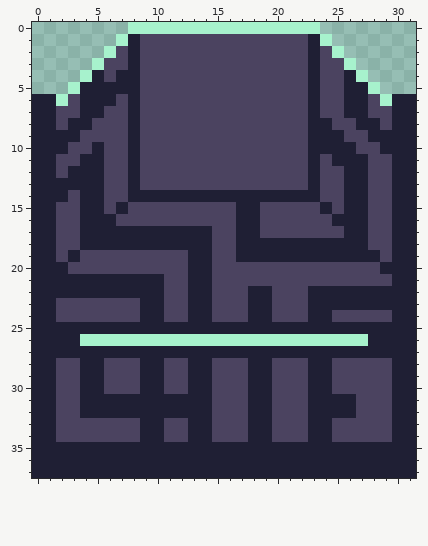
A pixel-art sprite gets an edit: data/block.png. Above, as it was before the edit.
The file is 32x38 pixels.
After:
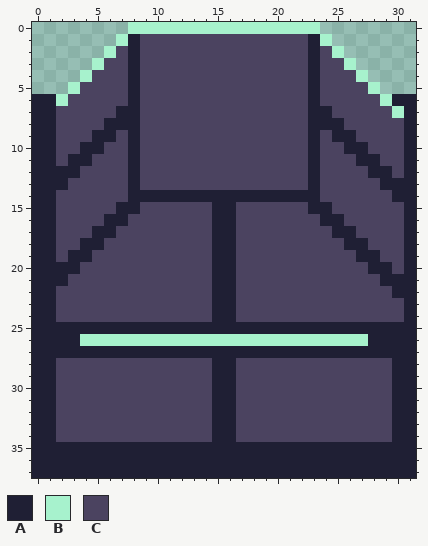
Palette (. is transparent): A #1f1f34  B #a7f2cd  C #4b4360
Diff:
@@ x 0..31 @@
  3 .....BCCACCCCCCCCCCCCCCACCB.....
- 4 ....BACAACCCCCCCCCCCCCCACCAB....
- 5 ...BAAAAACCCCCCCCCCCCCCACCAAB...
- 6 AABCAAACACCCCCCCCCCCCCCACCAACBAA
- 7 AACCAACCACCCCCCCCCCCCCCACCAACCAA
- 8 AACAACCCACCCCCCCCCCCCCCAACCAACAA
- 9 AAAACCCCACCCCCCCCCCCCCCAAACCAAAA
-10 AAACCACCACCCCCCCCCCCCCCAAAACCAAA
-11 AACCAACCACCCCCCCCCCCCCCACAAACCAA
-12 AACAAACCACCCCCCCCCCCCCCACCAACCAA
-13 AAAAAACCACCCCCCCCCCCCCCACCAACCAA
-14 AAACAACCAAAAAAAAAAAAAAAACCAACCAA
-15 AACCAACACCCCCCCCCAACCCCCACAACCAA
-16 AACCAAACCCCCCCCCCAACCCCCCAAACCAA
-17 AACCAAAAAAAAAAACCAACCCCCCCAACCAA
-18 AACCAAAAAAAAAAACCAAAAAAAAAAACCAA
-19 AACACCCCCCCCCAACCAAAAAAAAAAAACAA
-20 AAACCCCCCCCCCAACCCCCCCCCCCCCCAAA
-21 AAAAAAAAAAACCAACCCCCCCCCCCCCCCAA
-22 AAAAAAAAAAACCAACCCAACCCAAAAAAAAA
-23 AACCCCCCCAACCAACCCAACCCAAAAAAAAA
-24 AACCCCCCCAACCAACCCAACCCAACCCCCAA
+ 4 ....BCCCACCCCCCCCCCCCCCACCCB....
+ 5 ...BCCCCACCCCCCCCCCCCCCACCCCB...
+ 6 AABCCCCCACCCCCCCCCCCCCCACCCCCBAA
+ 7 AACCCCCAACCCCCCCCCCCCCCAACCCCCBA
+ 8 AACCCCAAACCCCCCCCCCCCCCAAACCCCCA
+ 9 AACCCAACACCCCCCCCCCCCCCACAACCCCA
+10 AACCAACCACCCCCCCCCCCCCCACCAACCCA
+11 AACAACCCACCCCCCCCCCCCCCACCCAACCA
+12 AAAACCCCACCCCCCCCCCCCCCACCCCAACA
+13 AAACCCCCACCCCCCCCCCCCCCACCCCCAAA
+14 AACCCCCCAAAAAAAAAAAAAAAACCCCCCAA
+15 AACCCCCAACCCCCCAACCCCCCAACCCCCCA
+16 AACCCCAACCCCCCCAACCCCCCCAACCCCCA
+17 AACCCAACCCCCCCCAACCCCCCCCAACCCCA
+18 AACCAACCCCCCCCCAACCCCCCCCCAACCCA
+19 AACAACCCCCCCCCCAACCCCCCCCCCAACCA
+20 AAAACCCCCCCCCCCAACCCCCCCCCCCAACA
+21 AAACCCCCCCCCCCCAACCCCCCCCCCCCAAA
+22 AACCCCCCCCCCCCCAACCCCCCCCCCCCCAA
+23 AACCCCCCCCCCCCCAACCCCCCCCCCCCCCA
+24 AACCCCCCCCCCCCCAACCCCCCCCCCCCCCA
 25 AAAAAAAAAAAAAAAAAAAAAAAAAAAAAAAA
@@ x 0..31 @@
 27 AAAAAAAAAAAAAAAAAAAAAAAAAAAAAAAA
-28 AACCAACCCAACCAACCCAACCCAACCCCCAA
-29 AACCAACCCAACCAACCCAACCCAACCCCCAA
-30 AACCAACCCAACCAACCCAACCCAACCCCCAA
-31 AACCAAAAAAAAAAACCCAACCCAAAACCCAA
-32 AACCAAAAAAAAAAACCCAACCCAAAACCCAA
-33 AACCCCCCCAACCAACCCAACCCAACCCCCAA
-34 AACCCCCCCAACCAACCCAACCCAACCCCCAA
+28 AACCCCCCCCCCCCCAACCCCCCCCCCCCCAA
+29 AACCCCCCCCCCCCCAACCCCCCCCCCCCCAA
+30 AACCCCCCCCCCCCCAACCCCCCCCCCCCCAA
+31 AACCCCCCCCCCCCCAACCCCCCCCCCCCCAA
+32 AACCCCCCCCCCCCCAACCCCCCCCCCCCCAA
+33 AACCCCCCCCCCCCCAACCCCCCCCCCCCCAA
+34 AACCCCCCCCCCCCCAACCCCCCCCCCCCCAA
 35 AAAAAAAAAAAAAAAAAAAAAAAAAAAAAAAA
Changed places in both pictures, as pixel boxes (x1, y1, x2, y2):
changed: (56, 70, 404, 442)
